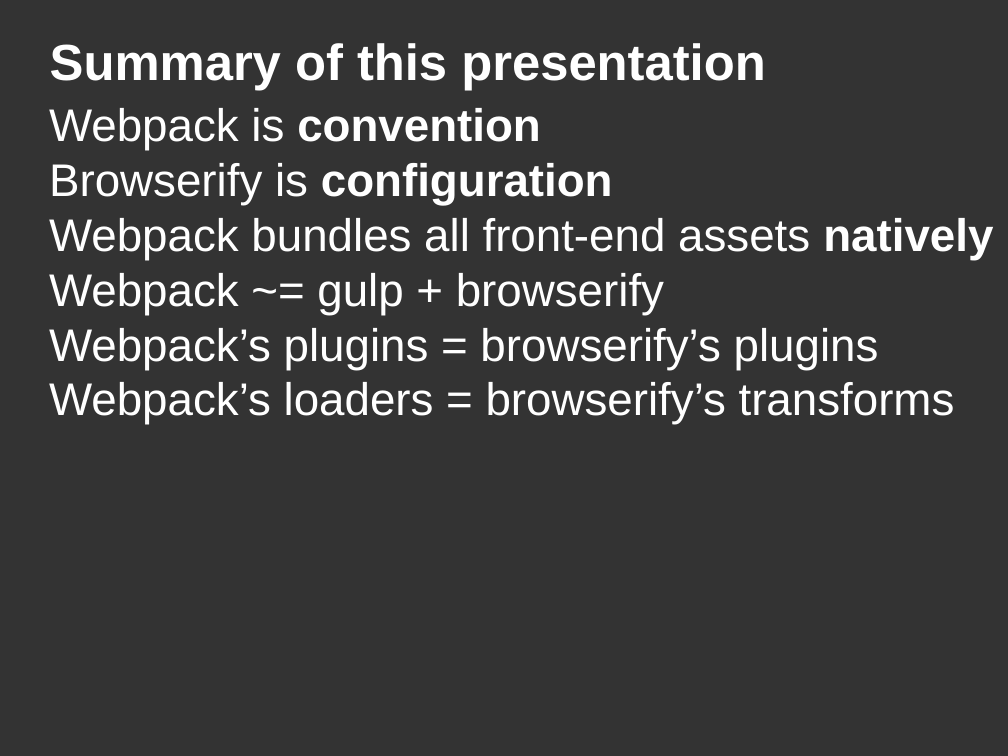
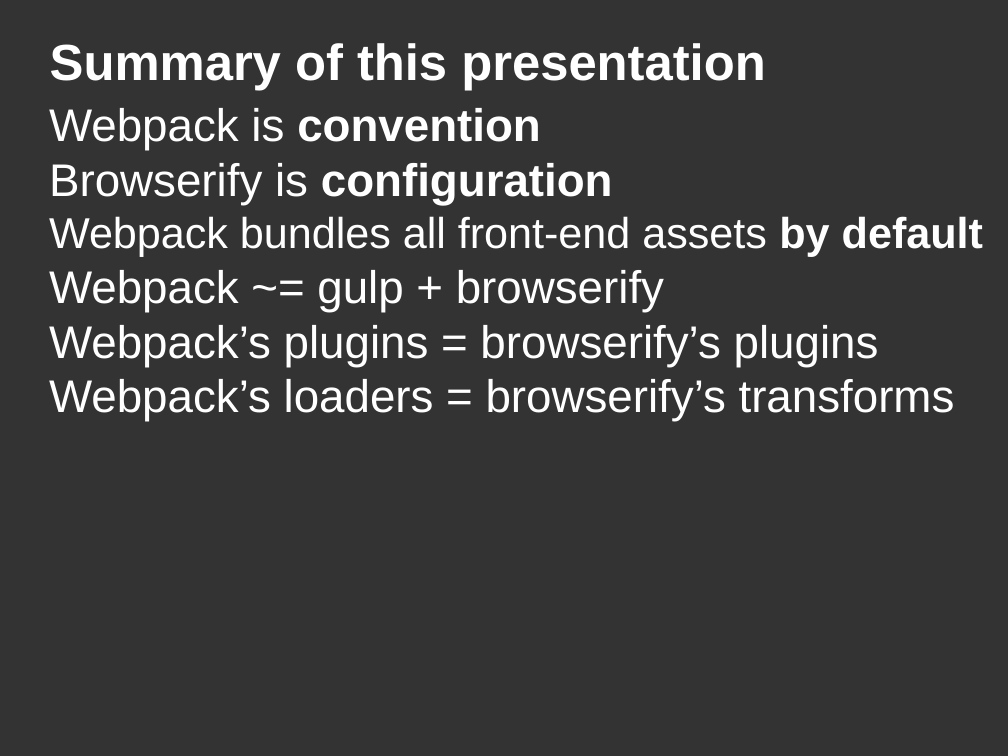
Before and after one commit to DanYellow/misc-tests, a slide deck: slide 49 of webpack-presentation-examples/webpack-presentation.odp. Drawn at 1008x756 pixels with LibreOffice and Linux fonts; fonts in the diff are those of the drawing. Boxes give left, top, right and bottom in pixels: in the first picture for what was removed or moved away, otherwise in the second. Text is boxed around its words. In the diff, an @@ line names an element or a change of style, - is before the commit and + after.

Commit message:
Add a new presentation

```diff
--- a/webpack-presentation-examples/webpack-presentation.odp
+++ b/webpack-presentation-examples/webpack-presentation.odp
@@ title at box(49, 108, 983, 422): text changed @@
-Webpack is convention
-Browserify is configuration
-Webpack bundles all front-end assets natively
-Webpack ~= gulp + browserify
-Webpack’s plugins = browserify’s plugins
-Webpack’s loaders = browserify’s transforms
+Webpack is convention
+Browserify is configuration
+Webpack bundles all front-end assets by default
+Webpack ~= gulp + browserify
+Webpack’s plugins = browserify’s plugins
+Webpack’s loaders = browserify’s transforms
```
Also in this commit, not shown: 4 other slides changed, 8 other files.
